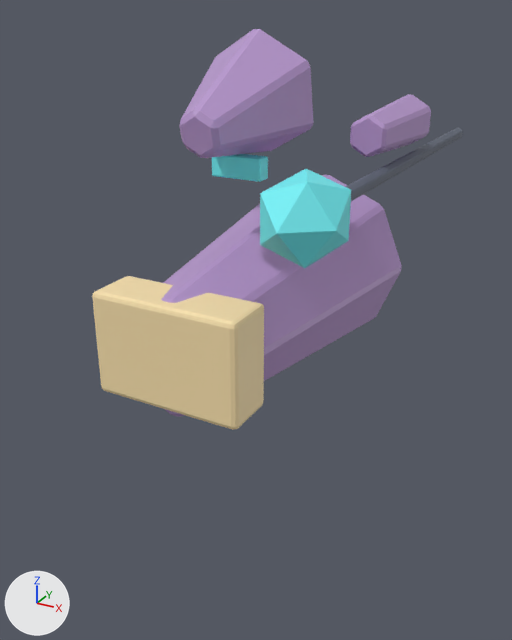
Renders of the FBX model Assets/Models/Enemy_ArcaneAlchemist.fbx from each side of a commit.
The view is the same before and after, from a 50 mm camera at (1.27, -3.01, 1.07) aimed at (0.07, -0.83, -0.02). Every picture has the same lights, and +X, +Y and +Z are marked at lower left. The picture after the commit comes second. Where no turn or scale is listed for an object, it has been applied to the vertices.

The first picture shows 'AlchEyes', 'Hood', 'Mantle', 'RightSleeve', 'Robe', 'StaffOrb', 'StaffRod'.
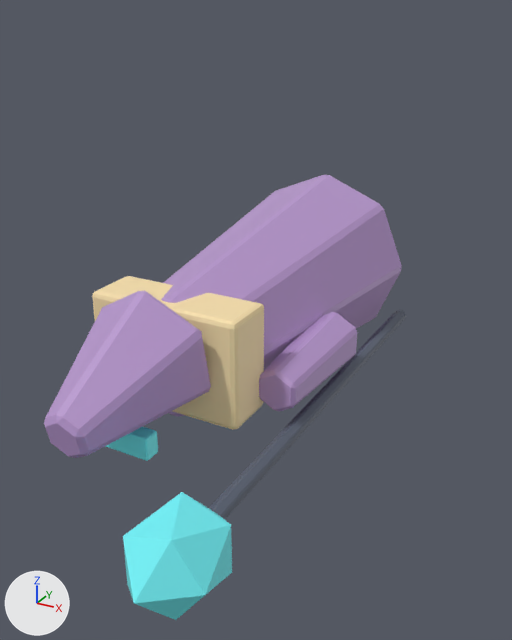
The newer file is also turned or shifted as a whole; pictures and numbers use the older file's frame.

Scene script edits in JSON lines:
```json
{"block": "me_cone_001", "where": "# used by ob_hood; location = (0.0, -0.86, 0.75)"}
{"op": "remove", "block": "me_cone_001", "code": "me_cone_001.from_pydata(...)  # 36 vertices, 38 faces; spans x -0.195..0.195, y -0.238..0.269, z -0.168..0.258"}
{"op": "add", "block": "me_cone_001", "code": "me_cone_001.from_pydata(...)  # 36 vertices, 38 faces; spans x -0.195..0.195, y -0.958..-0.451, z -0.888..-0.462"}
{"block": "me_cone_001", "change": "me_cone_001 part 1: the whole mesh is moved by (0.0, -0.72, -0.72)"}
{"block": "me_cone_003", "where": "# used by ob_rightsleeve; location = (0.34, -0.22, 0.64)"}
{"op": "remove", "block": "me_cone_003", "code": "me_cone_003.from_pydata(...)  # 36 vertices, 38 faces; spans x -0.095..0.095, y -0.25..0.25, z -0.103..0.103"}
{"op": "add", "block": "me_cone_003", "code": "me_cone_003.from_pydata(...)  # 36 vertices, 38 faces; spans x -0.095..0.095, y -0.97..-0.47, z -0.823..-0.617"}
{"block": "me_cone_003", "change": "me_cone_003 part 3: the whole mesh is moved by (0.0, -0.72, -0.72)"}
{"block": "me_cube_001", "where": "# used by ob_alcheyes; location = (0.0, -0.82, 0.56)"}
{"op": "remove", "block": "me_cube_001", "code": "me_cube_001.from_pydata(...)  # 56 vertices, 54 faces; spans x -0.1..0.1, y -0.03..0.03, z -0.04..0.04"}
{"op": "add", "block": "me_cube_001", "code": "me_cube_001.from_pydata(...)  # 56 vertices, 54 faces; spans x -0.1..0.1, y -0.75..-0.69, z -0.76..-0.68"}
{"block": "me_cube_001", "change": "me_cube_001 part 4: the whole mesh is moved by (0.0, -0.72, -0.72)"}
{"block": "me_icosphere_001", "where": "# used by ob_stafforb; location = (0.4, -1.12, 0.5)"}
{"op": "remove", "block": "me_icosphere_001", "code": "me_icosphere_001.from_pydata(...)  # 12 vertices, 20 faces; spans x -0.134..0.134, y -0.188..0.188, z -0.128..0.128"}
{"op": "add", "block": "me_icosphere_001", "code": "me_icosphere_001.from_pydata(...)  # 12 vertices, 20 faces; spans x -0.134..0.134, y -0.907..-0.532, z -0.848..-0.592"}
{"block": "me_icosphere_001", "change": "me_icosphere_001 part 2: the whole mesh is moved by (0.0, -0.72, -0.72)"}
```

Changed parts and their boxes [x1, y1, x2, y2] in the pictures (512 x 640 px):
```json
{"object": "Hood", "change": "moved", "before": [179, 29, 314, 158], "after": [44, 291, 211, 458]}
{"object": "StaffOrb", "change": "moved", "before": [260, 169, 351, 268], "after": [123, 492, 232, 620]}
{"object": "RightSleeve", "change": "moved", "before": [350, 94, 431, 157], "after": [259, 312, 357, 411]}
{"object": "AlchEyes", "change": "moved", "before": [212, 154, 268, 182], "after": [105, 427, 158, 461]}
{"object": "StaffRod", "change": "unchanged, uncovered by the edit", "before": [345, 128, 463, 201], "after": [209, 309, 406, 519]}
```
